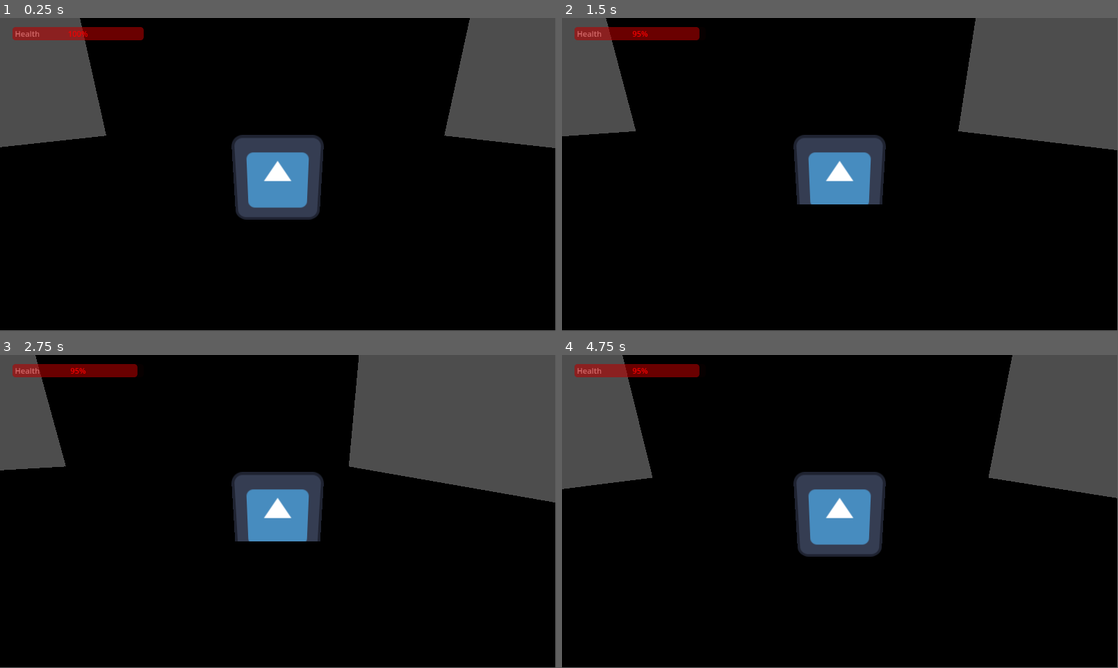
Above: before the commit, frames 1-4 (two rows, left to right).
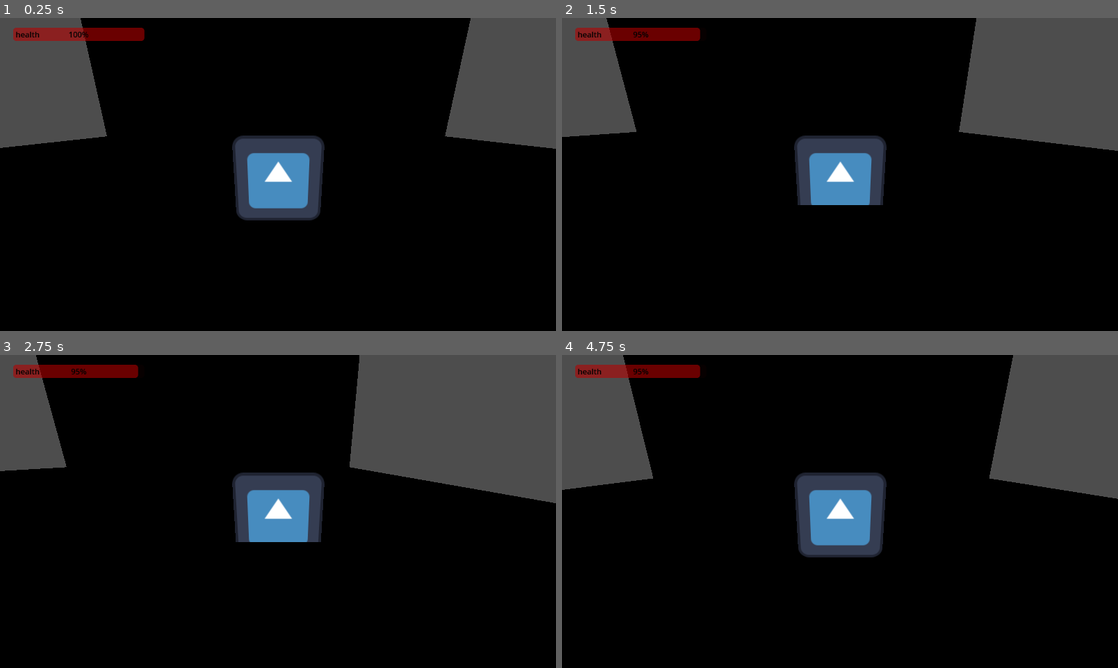
Above: after the commit, the same moments.

Repository: Malikmm560/GODOT_project
Game: Godot game, scene res://room.tscn
Same seed, same stepped clock (60 frames per second), same inputs: the game is played once before the commit and once after it. The engine's default icon, where the game draws it, is replaced by a stand-in: a white triangle on a blue panel in a dark square.
Inputs:
- Up to frame 1 (0.25 s): no input
- Up to frame 2 (1.5 s): tap Enter (ui_accept) at 0.5, 0.77 s; hold Right (ui_right) 0.53-1.28 s; hold Down (ui_down) from 1.28 s (still down)
- Up to frame 3 (2.75 s): tap Enter (ui_accept) at 1.52 s; release Down (ui_down) at 2.03 s; hold Right (ui_right) from 2.03 s (still down)
- Up to frame 4 (4.75 s): release Right (ui_right) at 2.78 s; hold Up (ui_up) 2.78-3.53 s; tap Enter (ui_accept) at 3.02, 3.77, 4.52 s; hold Left (ui_left) from 3.53 s (still down)
In our replay, the window is 799x449 before the commit and 800x450 after it. These sizes can differ from the game's own. Grey fills any space a smaller window leaves; there, only what the larger window draws over its background counts as a difference.

The runs differ from the first frame. In frame 1, 0.8% of the frame differs, in the area x 0-100%, y 0-65%; in frame 2, 0.8%; in frame 3, 0.8%; in frame 4, 0.8%.

Commit message:
mkrejiwa

Diff:
--- a/door-2.5d/healthbar(changed).tscn
+++ /dev/null
@@ -1,36 +0,0 @@
-[gd_scene load_steps=6 format=3 uid="uid://mxjbk5t51wpc"]
-
-[ext_resource type="Texture2D" uid="uid://cmbnuib8o5qh1" path="res://sprites/ffloor.png" id="1_u5faf"]
-[ext_resource type="PackedScene" uid="uid://cs5j87fcgs00y" path="res://plr.tscn" id="2_6ajpk"]
-
-[sub_resource type="StandardMaterial3D" id="StandardMaterial3D_a5j3p"]
-albedo_color = Color(0.882353, 0.627451, 0.882353, 1)
-albedo_texture = ExtResource("1_u5faf")
-uv1_scale = Vector3(0.1, 0.1, 0.1)
-uv1_triplanar = true
-
-[sub_resource type="PlaneMesh" id="PlaneMesh_dfkpq"]
-material = SubResource("StandardMaterial3D_a5j3p")
-size = Vector2(30, 30)
-
-[sub_resource type="BoxShape3D" id="BoxShape3D_a6ste"]
-size = Vector3(29.4088, 0.553223, 29.5073)
-
-[node name="room" type="Node3D"]
-
-[node name="wall" type="MeshInstance3D" parent="."]
-transform = Transform3D(1, 0, 0, 0, -4.37114e-08, -1, 0, 1, -4.37114e-08, 0, 3, -15)
-mesh = SubResource("PlaneMesh_dfkpq")
-
-[node name="CharacterBody3D" parent="." instance=ExtResource("2_6ajpk")]
-transform = Transform3D(1, 0, 0, 0, 1, 0, 0, 0, 1, 0.210295, 0.563345, 0.479834)
-
-[node name="StaticBody3D" type="StaticBody3D" parent="."]
-
-[node name="floor" type="MeshInstance3D" parent="StaticBody3D"]
-mesh = SubResource("PlaneMesh_dfkpq")
-skeleton = NodePath("../..")
-
-[node name="CollisionShape3D" type="CollisionShape3D" parent="StaticBody3D"]
-transform = Transform3D(1, 0, 0, 0, 1, 0, 0, 0, 1, -1.3598, -0.223389, -6.51051)
-shape = SubResource("BoxShape3D_a6ste")
--- a/door-2.5d/healthbar.tscn
+++ /dev/null
@@ -1,34 +0,0 @@
-[gd_scene load_steps=2 format=3 uid="uid://p4t5nxbc4kn6"]
-
-[ext_resource type="Script" path="res://main.gd" id="1_4h56x"]
-
-[node name="Node" type="Node"]
-script = ExtResource("1_4h56x")
-
-[node name="ProgressBar" type="ProgressBar" parent="."]
-offset_left = 22.0
-offset_top = 21.0
-offset_right = 279.0
-offset_bottom = 48.0
-max_value = 5.0
-step = 1.0
-
-[node name="Label" type="Label" parent="."]
-offset_left = 28.0
-offset_top = 22.0
-offset_right = 68.0
-offset_bottom = 45.0
-
-[node name="Label2" type="Label" parent="."]
-offset_left = 309.0
-offset_top = 171.0
-offset_right = 779.0
-offset_bottom = 453.0
-scale = Vector2(1.055, 1.055)
-theme_override_font_sizes/font_size = 206
-
-[node name="Button" type="Button" parent="."]
-offset_left = 402.0
-offset_top = 499.0
-offset_right = 715.0
-offset_bottom = 624.0
--- a/door-2.5d/node.gd
+++ b/door-2.5d/node.gd
@@ -6,15 +6,7 @@
 
 func _ready() -> void:
 
-	$CanvasLayer/Label.text = "Health"
 	$CanvasLayer/ProgressBar.max_value = MAX_HEALTH
-	$CanvasLayer/Button.visible = false
-	$CanvasLayer/ProgressBar.modulate = Color.RED
-	$CanvasLayer/ColorRect.visible = false
-	#this doesnt work im trying to make txt white but if you can fix it HELP ME THEN
-	#$ProgressBar.modulate.text = Color.WHITE
-
-	# Connect button pressed signal to restart function
 	$CanvasLayer/Button.pressed.connect(restart_game_local)
 
 	health_bar()
@@ -24,13 +16,8 @@
 	#change it for enemys if it attacks 😭
 	if event.is_action_pressed("ui_down"):
 
-
 		# and uh this should keep it to notify if it get hit or just dont remove
 		damage_or_hit()
-
-
-		#you can remove this its not importand i use for test if it reconise it the hit  :D
-		print("HIT!!")
 
 func health_bar() -> void:
 	$CanvasLayer/ProgressBar.value = health
@@ -44,11 +31,8 @@
 		$CanvasLayer/Label2.modulate = Color.RED
 		$CanvasLayer/Button.visible = true
 		$CanvasLayer/Button.text = "Restart"
-		print("dead")
 
 	health_bar()
-
-
 
 #and this is when player gets health < 0 automaticly react it then its triggers func health bar IF button get pressed
 func restart_game_local() -> void:
--- a/door-2.5d/plr.tscn
+++ b/door-2.5d/plr.tscn
@@ -20,17 +20,13 @@
 [node name="CanvasLayer" type="CanvasLayer" parent="Sprite3D/healthbar"]
 
 [node name="ColorRect" type="ColorRect" parent="Sprite3D/healthbar/CanvasLayer"]
+visible = false
 offset_right = 1153.0
 offset_bottom = 650.0
 color = Color(0.188235, 0.188235, 0.188235, 0.894118)
 
-[node name="Label" type="Label" parent="Sprite3D/healthbar/CanvasLayer"]
-offset_left = 31.0
-offset_top = 21.0
-offset_right = 71.0
-offset_bottom = 44.0
-
 [node name="Button" type="Button" parent="Sprite3D/healthbar/CanvasLayer"]
+visible = false
 anchors_preset = -1
 anchor_right = 0.003
 anchor_bottom = 0.006
@@ -47,10 +43,20 @@
 theme_override_font_sizes/font_size = 56
 
 [node name="ProgressBar" type="ProgressBar" parent="Sprite3D/healthbar/CanvasLayer"]
+modulate = Color(1, 0, 0, 1)
 offset_left = 26.0
 offset_top = 19.0
 offset_right = 298.0
 offset_bottom = 46.0
+theme_override_colors/font_color = Color(0, 0, 0, 1)
+
+[node name="Label" type="Label" parent="Sprite3D/healthbar/CanvasLayer"]
+modulate = Color(0, 0, 0, 1)
+offset_left = 31.0
+offset_top = 21.0
+offset_right = 81.0
+offset_bottom = 44.0
+text = "health"
 
 [node name="CollisionShape3D" type="CollisionShape3D" parent="."]
 transform = Transform3D(1, 0, 0, 0, 1, 0, 0, 0, 1, 0.222839, 0.649497, 0.434799)
--- a/door-2.5d/project.godot
+++ b/door-2.5d/project.godot
@@ -14,6 +14,10 @@
 run/main_scene="res://room.tscn"
 config/features=PackedStringArray("4.3", "Forward Plus")
 config/icon="res://icon.svg"
+
+[display]
+
+window/stretch/mode="viewport"
 
 [input]
 
Not shown: 1 places in door-2.5d/plr.tscn that only renumber resources
Empty file removed: door-2.5d/progress_bar.gd
Not shown: 1 places in door-2.5d/room.tscn that only renumber resources
Not shown: 1 places in door-2.5d/shop_room.tscn that only renumber resources
